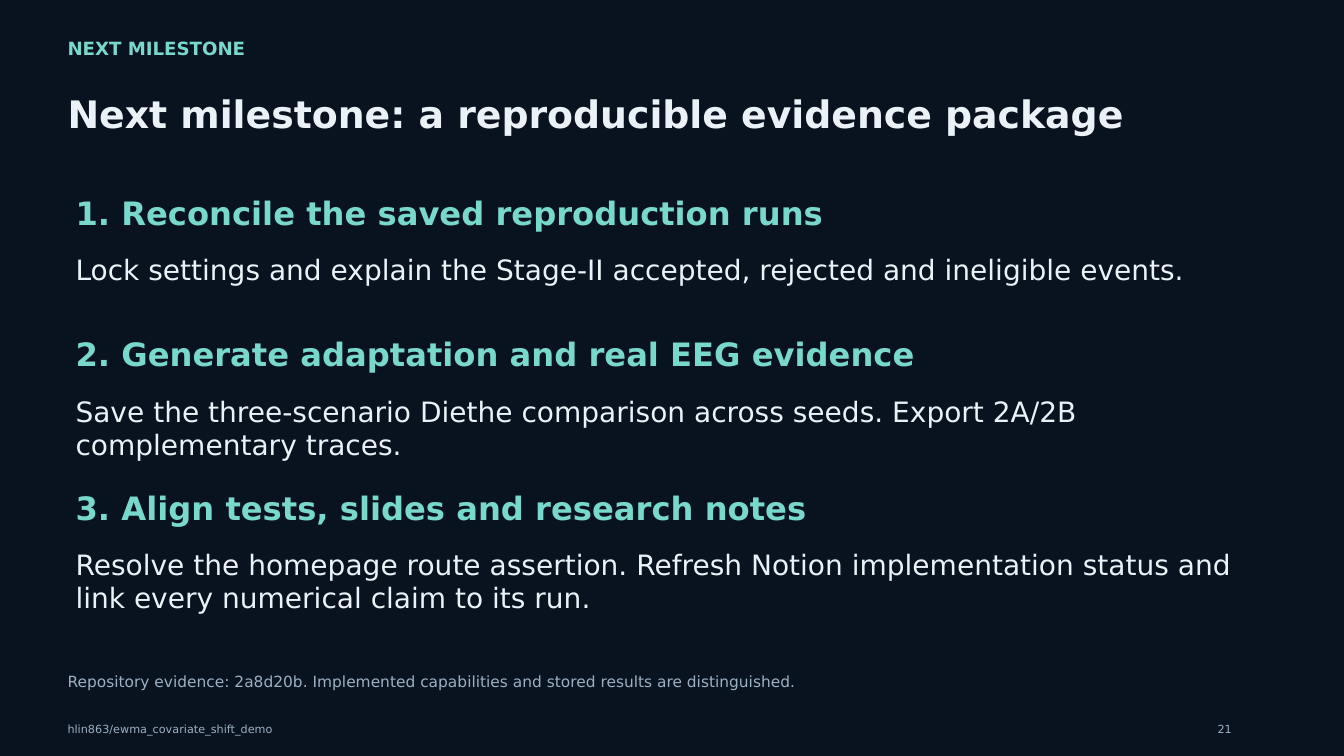
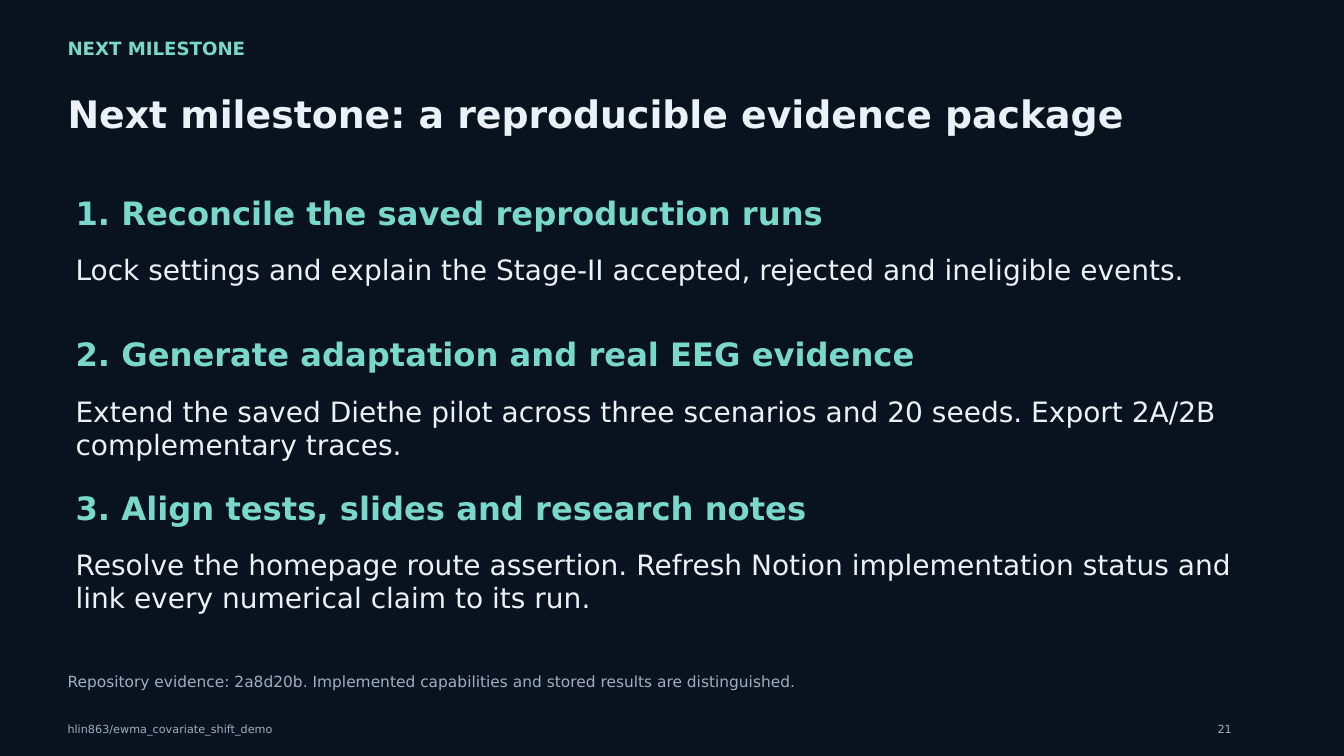
Before and after one commit to hlin863/ewma_covariate_shift_demo, a slide deck: slide 21 of presentations/EWMA_Covariate_Shift_Progress_Review_Haocheng_Lin.pptx. Drawn at 1344x756 pixels with LibreOffice and Linux fonts; fonts in the diff are those of the drawing. Boxes give left, top, right and bottom in pixels: in the first picture for what was removed or moved away, otherwise in the second. Text is boxed around its words. In the diff, an @@ line names an element or a change of style, - is before the commit and + after.

```diff
--- a/presentations/EWMA_Covariate_Shift_Progress_Review_Haocheng_Lin.pptx
+++ b/presentations/EWMA_Covariate_Shift_Progress_Review_Haocheng_Lin.pptx
@@ text at [76, 400, 1216, 461]: text changed @@
-Save the three-scenario Diethe comparison across seeds. Export 2A/2B complementary traces.
+Extend the saved Diethe pilot across three scenarios and 20 seeds. Export 2A/2B complementary traces.
```
Also in this commit, not shown: 5 other slides changed, 1 slide added, 1 slide removed.
